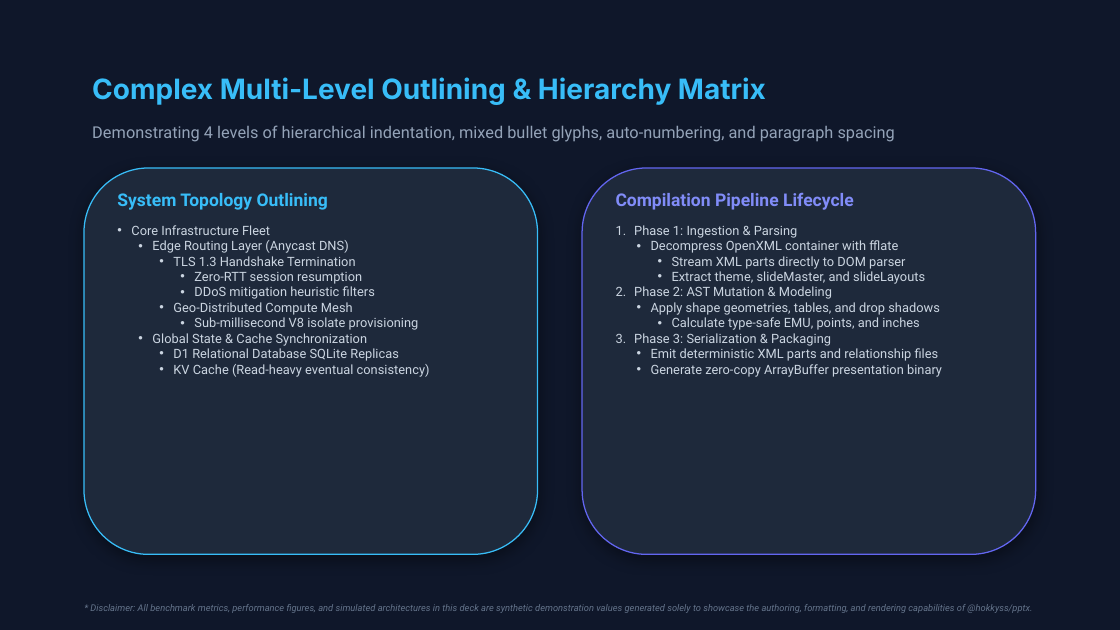
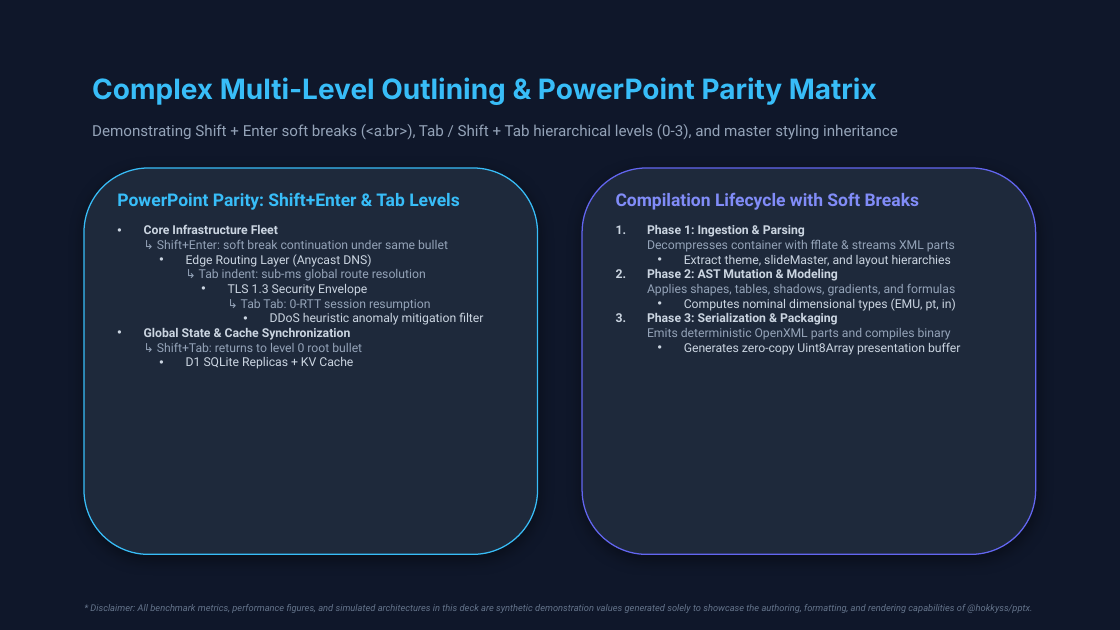
Before and after one commit to hokkyss/pptx-parser, a slide deck: slide 7 of hokkyss_showcase_deck.pptx. Drawn at 1120x630 pixels with LibreOffice and Linux fonts; fonts in the diff are those of the drawing. Boxes give left, top, right and bottom in pixels: in the first picture for what was removed or moved away, otherwise in the second. Text is boxed around its words. In the diff, an @@ line names an element or a change of style, - is before the commit and + after.

Commit message:
feat: bullet for shift + enter behavior

```diff
--- a/hokkyss_showcase_deck.pptx
+++ b/hokkyss_showcase_deck.pptx
@@ text at [92,77,877,105]: text changed @@
-Complex Multi-Level Outlining & Hierarchy Matrix
+Complex Multi-Level Outlining & PowerPoint Parity Matrix
@@ text at [92,124,898,139]: text changed; size 14 to 13 pt @@
-Demonstrating 4 levels of hierarchical indentation, mixed bullet glyphs, auto-numbering, and paragraph spacing
+Demonstrating Shift + Enter soft breaks (<a:br>), Tab / Shift + Tab hierarchical levels (0-3), and master styling inheritance
@@ text at [117,192,460,210]: text changed @@
-System Topology Outlining
+PowerPoint Parity: Shift+Enter & Tab Levels
@@ text at [616,192,920,210]: text changed @@
-Compilation Pipeline Lifecycle
+Compilation Lifecycle with Soft Breaks
@@ text at [144,224,483,369]: text changed; size 11 to 10.5 pt @@
-• Core Infrastructure Fleet
-  • Edge Routing Layer (Anycast DNS)
-    • TLS 1.3 Handshake Termination
-      • Zero-RTT session resumption
-      • DDoS mitigation heuristic filters
-    • Geo-Distributed Compute Mesh
-      • Sub-millisecond V8 isolate provisioning
-  • Global State & Cache Synchronization
-    • D1 Relational Database SQLite Replicas
-    • KV Cache (Read-heavy eventual consistency)
+• Core Infrastructure Fleet
+  ↳ Shift+Enter: soft break continuation under same bullet
+  • Edge Routing Layer (Anycast DNS)
+    ↳ Tab indent: sub-ms global route resolution
+    • TLS 1.3 Security Envelope
+      ↳ Tab Tab: 0-RTT session resumption
+      • DDoS heuristic anomaly mitigation filter
+• Global State & Cache Synchronization
+  ↳ Shift+Tab: returns to level 0 root bullet
+  • D1 SQLite Replicas + KV Cache
@@ text at [647,225,960,355]: text changed; size 11 to 10.5 pt @@
-1. Phase 1: Ingestion & Parsing
-  • Decompress OpenXML container with fflate
-    • Stream XML parts directly to DOM parser
-    • Extract theme, slideMaster, and slideLayouts
-2. Phase 2: AST Mutation & Modeling
-  • Apply shape geometries, tables, and drop shadows
-    • Calculate type-safe EMU, points, and inches
-3. Phase 3: Serialization & Packaging
-  • Emit deterministic XML parts and relationship files
-  • Generate zero-copy ArrayBuffer presentation binary
+1. Phase 1: Ingestion & Parsing
+   Decompresses container with fflate & streams XML parts
+  • Extract theme, slideMaster, and layout hierarchies
+2. Phase 2: AST Mutation & Modeling
+   Applies shapes, tables, shadows, gradients, and formulas
+  • Computes nominal dimensional types (EMU, pt, in)
+3. Phase 3: Serialization & Packaging
+   Emits deterministic OpenXML parts and compiles binary
+  • Generates zero-copy Uint8Array presentation buffer
```
Also in this commit, not shown: 7 other slides changed, 1 slide added, 18 other files.
